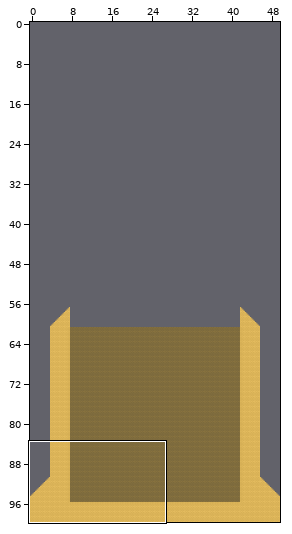
A Tiled map (JSON) gets an edit: assets/map/map.json. Above, an overview of the earlier version with the close-up marked.
Close-up. Earlier state:
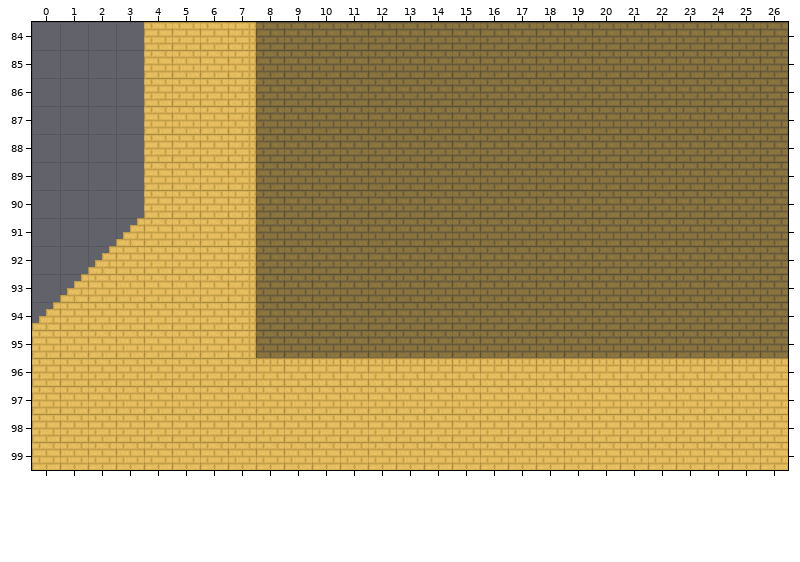
Cells are 32x32 px. Shown: x 0..26, y 84..99. The commit also changed other parts of the map, which this record leaves out. The old version is drawn lined up with the new one.
The same view after the edit:
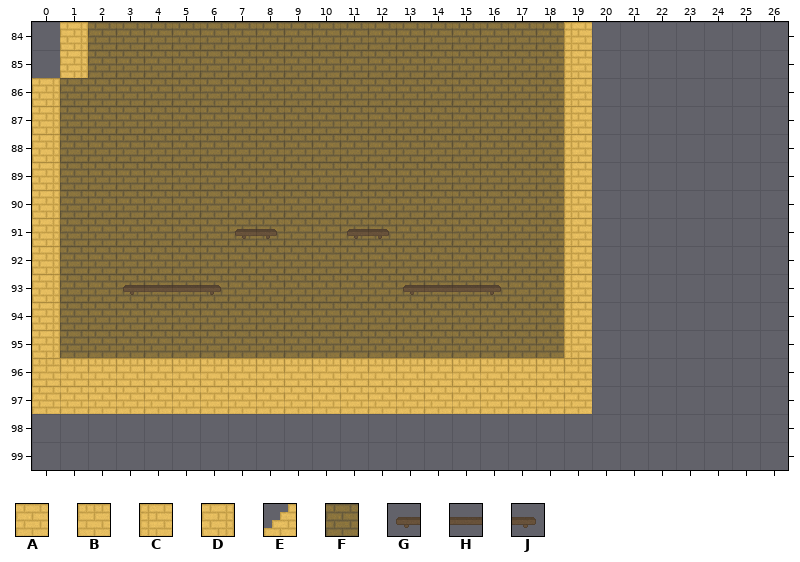
Key: from "tiles": A 0, B 1, C 2, D 3, E 4, F 8, G 9, H 10, J 11.
_ is an empty cell, . an unchanged one.
Objects are placed by their top-left corner, in cells (3,4 is the top-left corner of cell 3,4); size is 1x1 cell unless given.
Tiles of an added or newly shown layer are drawn over the layers below it.
The commit says: Add player shooting and platforms
The exact change:
map size 50x100 -> 20x98 cells
--- layer "Tile Layer 1" (removed)
@@ x 0..26 @@
- 84 ....AAAD...........FFFFFFFF
- 85 ....AAAD...........FFFFFFFF
- 86 ....AAAD...........FFFFFFFF
- 87 ....AAAD...........FFFFFFFF
- 88 ....AAAD...........FFFFFFFF
- 89 ....AAAD...........FFFFFFFF
- 90 ....AAAD...........FFFFFFFF
- 91 ...EAAAD...........FFFFFFFF
- 92 ..EAAAAD...........FFFFFFFF
- 93 .EAAAAAD...........FFFFFFFF
- 94 EAAAAAAD...........FFFFFFFF
- 95 AAAAAAAD...........FFFFFFFF
- 96 AAAAAAAA............BBBBBBB
- 97 ....................AAAAAAA
- 98 AAAAAAAAAAAAAAAAAAAAAAAAAAA
- 99 AAAAAAAAAAAAAAAAAAAAAAAAAAA
+ 84 ....____...........________
+ 85 ....____...........________
+ 86 ....____...........________
+ 87 ....____...........________
+ 88 ....____...........________
+ 89 ....____...........________
+ 90 ....____...........________
+ 91 ..._____...........________
+ 92 ..______...........________
+ 93 ._______...........________
+ 94 ________...........________
+ 95 ________...........________
+ 96 ________............_______
+ 97 ...................._______
+ 98 ___________________________
+ 99 ___________________________
--- layer "tiles" (added)
@@ x 0..19 @@
- 84 ._______..........._
- 85 ._______..........._
- 86 ________..........._
- 87 ________..........._
- 88 ________..........._
- 89 ________..........._
- 90 ________..........._
- 91 ________..........._
- 92 ________..........._
- 93 ________..........._
- 94 ________..........._
- 95 ________..........._
- 96 ________............
+ 84 .DFFFFFF...........C
+ 85 .DFFFFFF...........C
+ 86 DFFFFFFF...........C
+ 87 DFFFFFFF...........C
+ 88 DFFFFFFF...........C
+ 89 DFFFFFFF...........C
+ 90 DFFFFFFF...........C
+ 91 DFFFFFFF...........C
+ 92 DFFFFFFF...........C
+ 93 DFFFFFFF...........C
+ 94 DFFFFFFF...........C
+ 95 DFFFFFFF...........C
+ 96 BBBBBBBB............
--- layer "platforms" (added)
+J "platform" at 12,91
+G "platform" at 7,91
+J "platform" at 8,91
+G "platform" at 11,91
+G "platform" at 3,93
+J "platform" at 6,93
+H "platform" at 5,93
+H "platform" at 4,93
+H "platform" at 15,93
+H "platform" at 14,93
+J "platform" at 16,93
+G "platform" at 13,93
Changed places in both close-ups, as pixel boxes (x1, y1, x2, y2):
changed: (32, 22, 788, 470)
